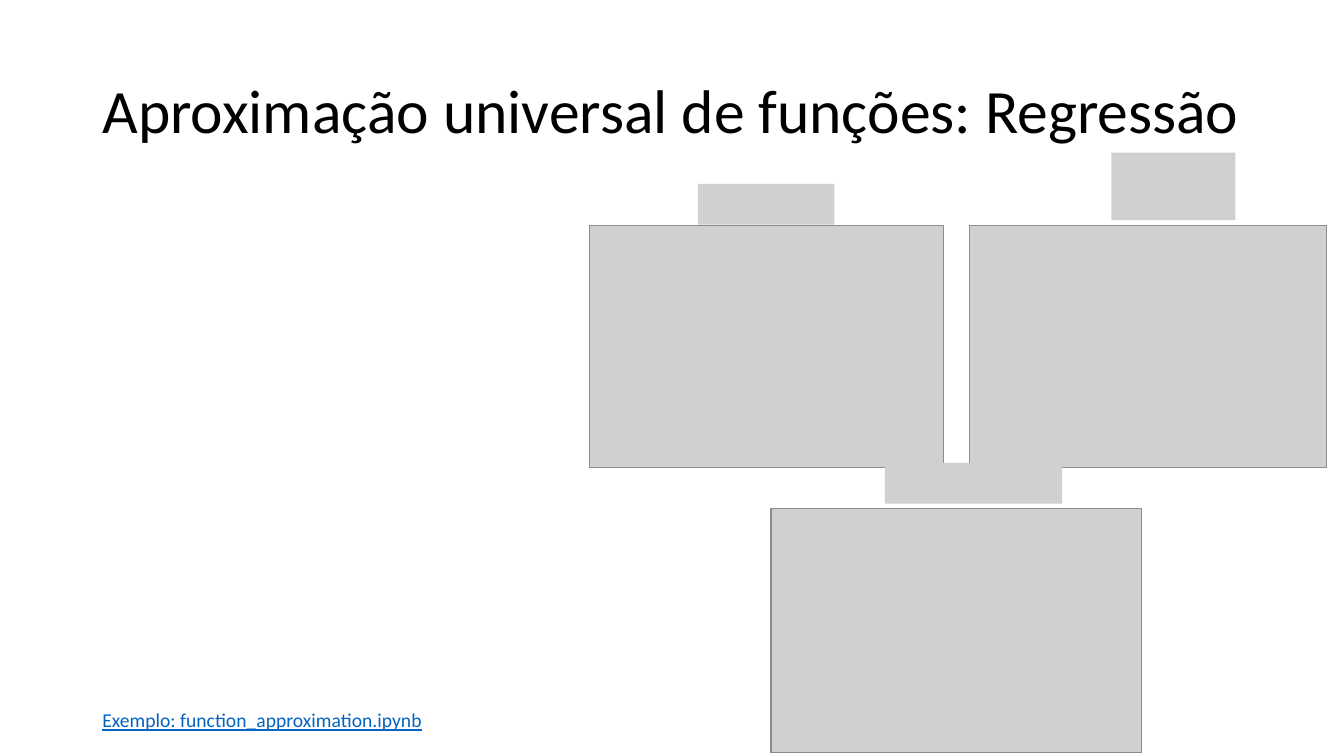
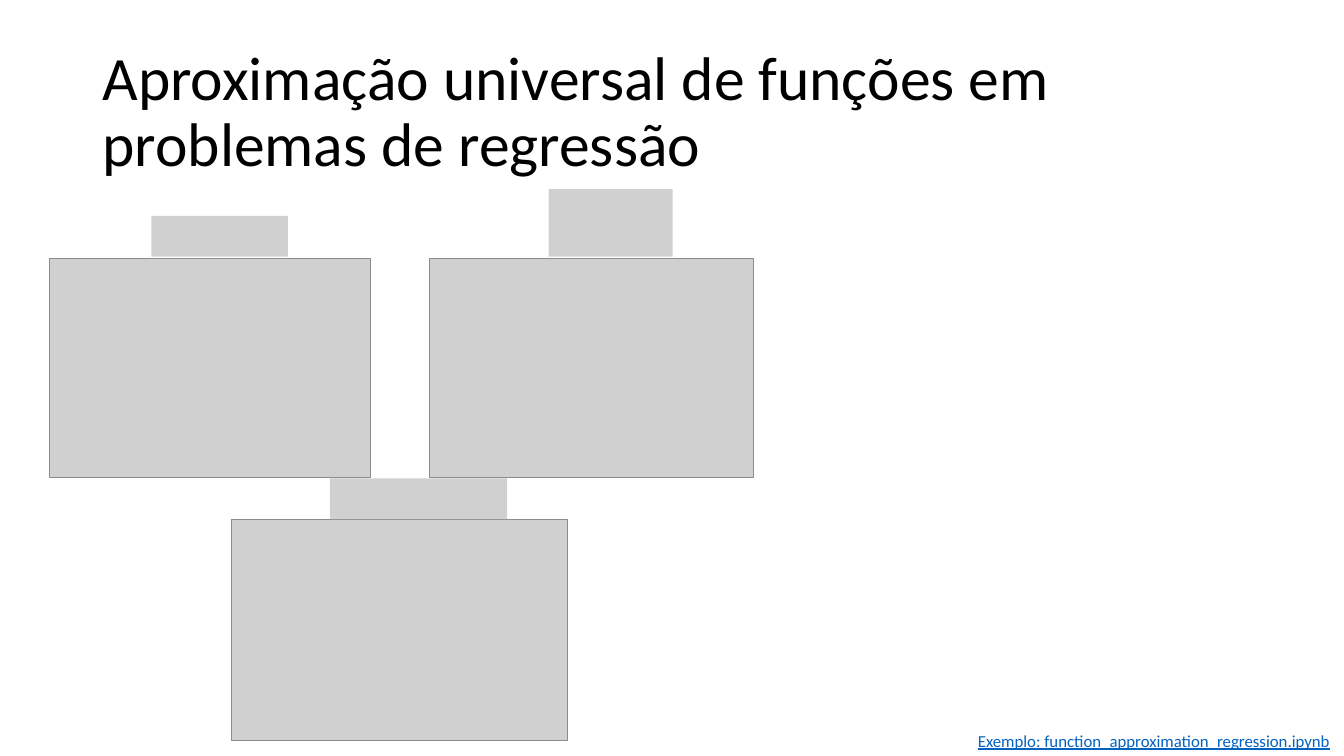
Before and after one commit to zz4fap/t320_aprendizado_de_maquina, a slide deck: slide 41 of slides/T320_Redes_Neurais_Artificiais (Parte II).pptx (slide 37 before the commit). Drawn at 1344x756 pixels with LibreOffice and Linux fonts; fonts in the diff are those of the drawing; grey boxes stand for pictures. Boxes give left, top, right and bottom in pixels: in the first picture for what was removed or moved away, otherwise in the second. Text is boxed around its words. In the diff, an @@ line names an element or a change of style, - is before the commit and + after.

```diff
--- a/slides/T320_Redes_Neurais_Artificiais (Parte II).pptx
+++ b/slides/T320_Redes_Neurais_Artificiais (Parte II).pptx
@@ title at (102,57,1049,177): text changed @@
-Aproximação universal de funções: Regressão
+Aproximação universal de funções em problemas de regressão
@@ picture removed at (1112,152,1236,220) @@
@@ picture added at (548,190,673,257) @@
@@ picture removed at (698,184,834,224) @@
@@ picture added at (151,216,287,256) @@
@@ picture: place and size @@
-picture at (590,226,944,468)
+picture at (49,258,370,478)
@@ picture: place and size @@
-picture at (970,226,1327,468)
+picture at (431,258,754,478)
@@ picture added at (330,479,507,519) @@
@@ picture removed at (885,463,1063,503) @@
@@ picture: place and size @@
-picture at (771,509,1142,753)
+picture at (231,519,568,740)
@@ text at (978,735,1329,750): text changed; size 14 to 12 pt @@
-Exemplo: function_approximation.ipynb
+Exemplo: function_approximation_regression.ipynb
```
Also in this commit, not shown: 4 other slides changed, 6 slides added, 2 slides removed, 2 other files.
